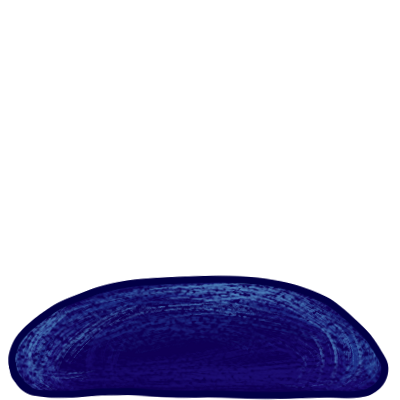
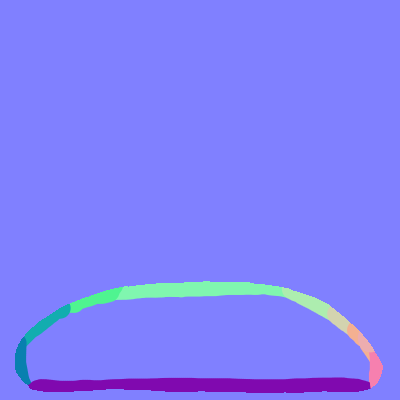
Layers edited between the first and the second w=400, h=400 image:
added layer "Warstwa 4" above "normal_bg" over box(0, 256, 400, 400)
renamed "normal" to "normal_bg", showed it over box(0, 0, 400, 400)
